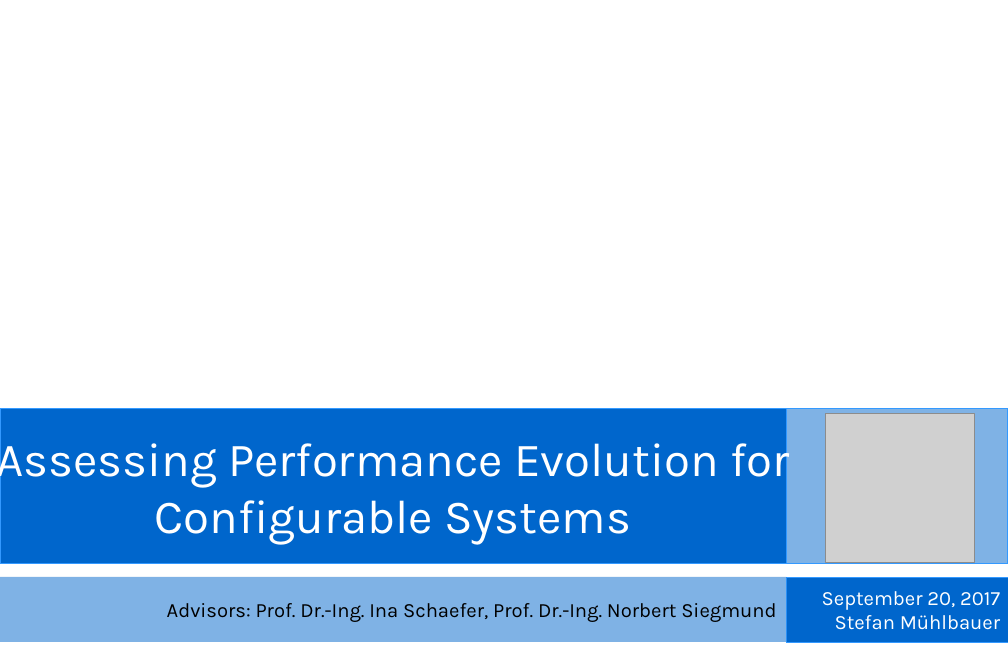
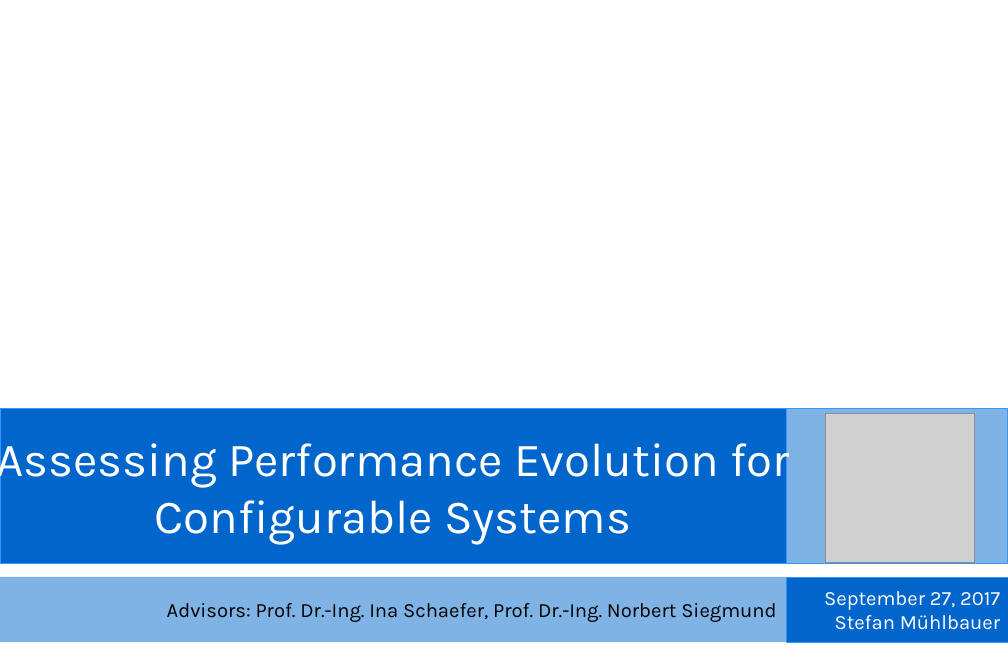
Before and after one commit to smba/msthesis, a slide deck: slide 1 of Presentations/Zwischenpräsentation_MA.odp. Drawn at 1008x672 pixels with LibreOffice and Linux fonts; fonts in the diff are those of the drawing; grey boxes stand for pictures; background and template pictures are left out. Boxes give left, top, right and bottom in pixels: in the first picture for what was removed or moved away, otherwise in the second. Text is boxed around its words. In the diff, an @@ line names an element or a change of style, - is before the commit and + after.

```diff
--- a/Presentations/Zwischenpräsentation_MA.odp
+++ b/Presentations/Zwischenpräsentation_MA.odp
@@ text in rectangle at <box>824,591,1000,630</box>: text changed @@
-September 20, 2017
-Stefan Mühlbauer
+September 27, 2017
+Stefan Mühlbauer
```
Also in this commit, not shown: 15 other slides changed, 1 slide added, 1 other file.
